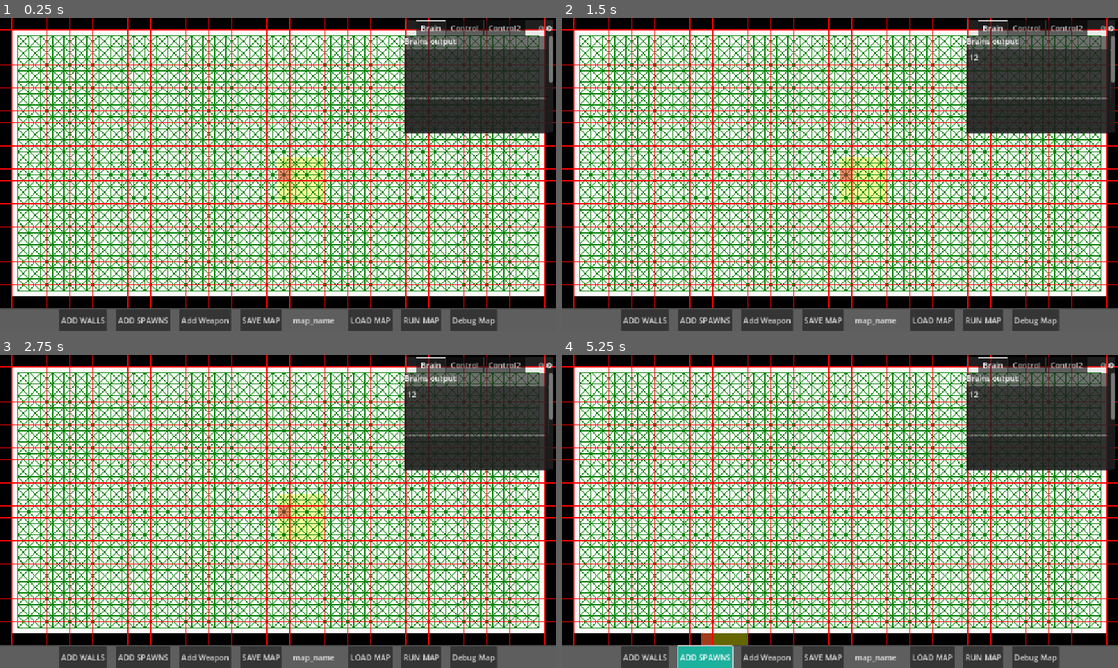
Above: before the commit, frames 1-4 (two rows, left to right).
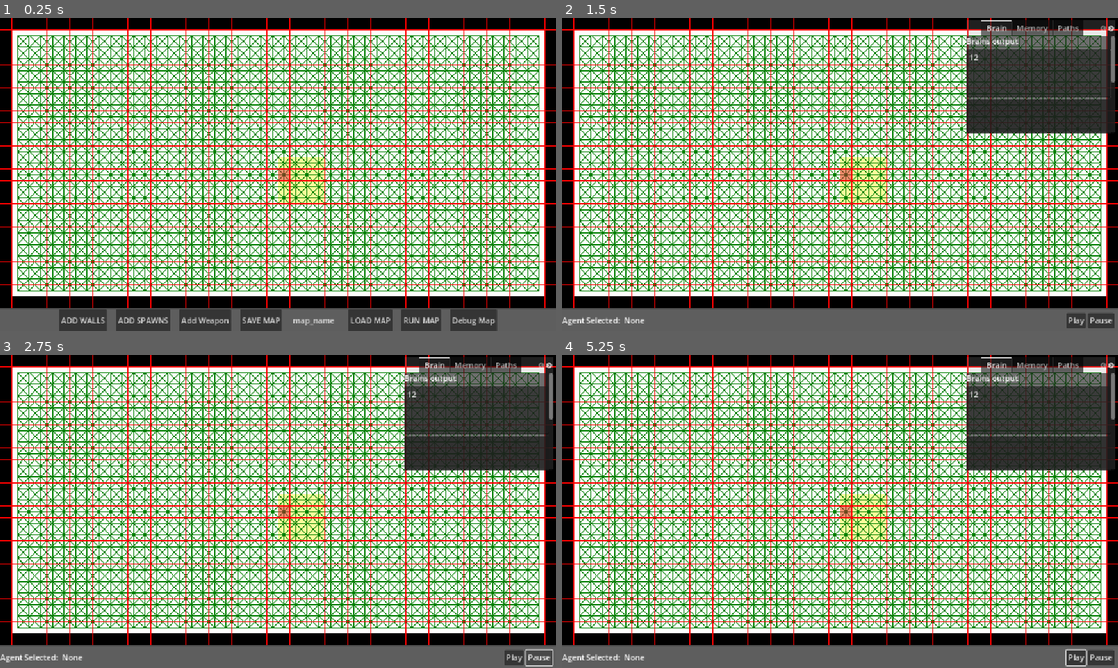
Above: after the commit, the same moments.

Repository: 702BH/GameAIProjects
Game: Godot game, scene res://ProgrammingGameAIByExample/Raven/raven_main_scene.tscn
Same seed, same stepped clock (60 frames per second), same inputs: the game is played once before the commit and once after it. The project has no main scene, so this scene is started directly.
Inputs (mouse positions are in pixels of both pictures, inside the frame that each line leads up to):
- Up to frame 1 (0.25 s): no input
- Up to frame 2 (1.5 s): click "Debug Map" at 0.5 s; click (1040, 74) at 1.27 s; type "12" at 1.35 s
- Up to frame 3 (2.75 s): click (539, 658) at 2 s, where only the run after the commit has a clickable "Pause"
- Up to frame 4 (5.25 s): click (1073, 658) at 2.75 s, where only the run after the commit has a clickable "Play"; click (1073, 658) at 3.5 s, where only the run after the commit has a clickable "Play"; click (645, 658) at 4.25 s, where only the run before the commit has a clickable "ADD WALLS"; click (706, 658) at 5 s, where only the run before the commit has a clickable "ADD SPAWNS"

The runs differ from the first frame. In frame 1, 9.3% of the frame differs, in the area x 72-100%, y 0-37%; in frame 2, 4.6%; in frame 3, 4.5%; in frame 4, 5.9%.

Commit message:
implemented basic debug ui buttonsfeature

Diff:
--- a/aiforgamesprojects/ProgrammingGameAIByExample/Raven/Raven_Service_Bus.gd
+++ b/aiforgamesprojects/ProgrammingGameAIByExample/Raven/Raven_Service_Bus.gd
@@ -16,3 +16,9 @@
 
 
 # Map signals
+signal game_start_requested()
+
+
+# agent selections
+signal agent_selected(agent: RavenAgent)
+signal agent_delesected()
--- a/aiforgamesprojects/ProgrammingGameAIByExample/Raven/World.gd
+++ b/aiforgamesprojects/ProgrammingGameAIByExample/Raven/World.gd
@@ -16,6 +16,8 @@
 var cell_size : int
 var cell_buckets_agents: Dictionary ={}
 var cell_buckets_static: Dictionary ={}
+
+var loaded_map : bool = false
 
 
 func initialise(_width:float, _height:float, _resolution:float, _cell_size:int) -> void:
@@ -117,6 +119,7 @@
 				cell_buckets_static[key] = []
 			cell_buckets_static[key].append(graph.nodes[node["row"] * columns + node["column"]])
 	generate_edges(map_rows, map_columns)
+	loaded_map = true
 
 
 func save_world_to_file(file_name:String) -> void:
--- a/aiforgamesprojects/ProgrammingGameAIByExample/Raven/map_ui_editor.gd
+++ b/aiforgamesprojects/ProgrammingGameAIByExample/Raven/map_ui_editor.gd
@@ -12,6 +12,11 @@
 @onready var weapon_cancel := $WeaponTypeSelector/VBoxContainer/VBoxContainer2/HBoxContainer2/HBoxContainer/WeaponCancel
 @onready var weapon_submit := $WeaponTypeSelector/VBoxContainer/VBoxContainer2/HBoxContainer2/HBoxContainer2/WeaponSubmit
 @onready var weapon_toggle := $Container/ButtonPanel/Buttons/Weapon
+
+
+@onready var agent_debugger := $CollapsableDebug
+@onready var debug_buttons_container := $Container/ButtonPanel/DebugMapUI
+
 
 var loaded_map := ""
 var map_drawer
@@ -98,4 +103,13 @@
 
 
 func _on_debug_pressed() -> void:
-	pass # Replace with function body.
+	map_editor_ui.visible = false
+	map_run_ui.visible = false
+	debug_buttons_container.visible = true
+	agent_debugger.visible = true
+
+
+
+
+func _on_play_pressed() -> void:
+	RavenServiceBus.game_start_requested.emit()
--- a/aiforgamesprojects/ProgrammingGameAIByExample/Raven/map_ui_editor.tscn
+++ b/aiforgamesprojects/ProgrammingGameAIByExample/Raven/map_ui_editor.tscn
@@ -43,6 +43,7 @@
 theme_override_styles/panel = SubResource("StyleBoxFlat_itxlc")
 
 [node name="Buttons" type="HBoxContainer" parent="Container/ButtonPanel"]
+visible = false
 layout_mode = 2
 theme_override_constants/separation = 19
 alignment = 1
@@ -125,6 +126,45 @@
 text = "Play"
 
 [node name="MarginContainer" type="MarginContainer" parent="Container/ButtonPanel/RunMapUI/PlayControls"]
+layout_mode = 2
+theme_override_constants/margin_right = 4
+
+[node name="DebugMapUI" type="HBoxContainer" parent="Container/ButtonPanel"]
+visible = false
+layout_mode = 2
+alignment = 1
+
+[node name="HBoxContainer" type="HBoxContainer" parent="Container/ButtonPanel/DebugMapUI"]
+layout_mode = 2
+size_flags_horizontal = 3
+
+[node name="AgentUI" type="HBoxContainer" parent="Container/ButtonPanel/DebugMapUI/HBoxContainer"]
+layout_mode = 2
+
+[node name="Label" type="Label" parent="Container/ButtonPanel/DebugMapUI/HBoxContainer/AgentUI"]
+layout_mode = 2
+text = "Agent Selected: "
+
+[node name="selectedName" type="Label" parent="Container/ButtonPanel/DebugMapUI/HBoxContainer/AgentUI"]
+layout_mode = 2
+text = "None"
+
+[node name="PlayControls" type="HBoxContainer" parent="Container/ButtonPanel/DebugMapUI"]
+layout_mode = 2
+
+[node name="Play" type="Button" parent="Container/ButtonPanel/DebugMapUI/PlayControls"]
+layout_mode = 2
+size_flags_horizontal = 3
+size_flags_vertical = 4
+text = "Play"
+
+[node name="Pause" type="Button" parent="Container/ButtonPanel/DebugMapUI/PlayControls"]
+layout_mode = 2
+size_flags_horizontal = 3
+size_flags_vertical = 4
+text = "Pause"
+
+[node name="MarginContainer" type="MarginContainer" parent="Container/ButtonPanel/DebugMapUI/PlayControls"]
 layout_mode = 2
 theme_override_constants/margin_right = 4
 
@@ -209,6 +249,7 @@
 text = "Submit"
 
 [node name="CollapsableDebug" type="Control" parent="."]
+visible = false
 custom_minimum_size = Vector2(300, 200)
 layout_mode = 1
 anchors_preset = 1
@@ -235,9 +276,10 @@
 [node name="TabContainer" type="TabContainer" parent="CollapsableDebug/PanelContainer/Panels"]
 layout_mode = 2
 tab_alignment = 1
-current_tab = 0
+deselect_enabled = true
 
 [node name="Brain" type="ScrollContainer" parent="CollapsableDebug/PanelContainer/Panels/TabContainer"]
+visible = false
 custom_minimum_size = Vector2(300, 200)
 layout_mode = 2
 theme_override_styles/panel = SubResource("StyleBoxFlat_62kta")
@@ -259,7 +301,6 @@
 custom_minimum_size = Vector2(300, 100)
 layout_mode = 2
 editable = false
-delimiter_strings = Array[String](["\" \"", "' '"])
 
 [node name="CodeEdit3" type="CodeEdit" parent="CollapsableDebug/PanelContainer/Panels/TabContainer/Brain/VBoxContainer"]
 custom_minimum_size = Vector2(300, 100)
@@ -270,22 +311,31 @@
 custom_minimum_size = Vector2(300, 100)
 layout_mode = 2
 editable = false
-delimiter_strings = Array[String](["\" \"", "' '"])
-
-[node name="Control" type="Control" parent="CollapsableDebug/PanelContainer/Panels/TabContainer"]
+
+[node name="Memory" type="ScrollContainer" parent="CollapsableDebug/PanelContainer/Panels/TabContainer"]
 visible = false
 layout_mode = 2
 metadata/_tab_index = 1
 
-[node name="Control2" type="Control" parent="CollapsableDebug/PanelContainer/Panels/TabContainer"]
+[node name="Paths" type="ScrollContainer" parent="CollapsableDebug/PanelContainer/Panels/TabContainer"]
 visible = false
 layout_mode = 2
 metadata/_tab_index = 2
 
-[node name="Control3" type="Control" parent="CollapsableDebug/PanelContainer/Panels/TabContainer"]
+[node name="Steering" type="ScrollContainer" parent="CollapsableDebug/PanelContainer/Panels/TabContainer"]
 visible = false
 layout_mode = 2
 metadata/_tab_index = 3
+
+[node name="Targeting" type="ScrollContainer" parent="CollapsableDebug/PanelContainer/Panels/TabContainer"]
+visible = false
+layout_mode = 2
+metadata/_tab_index = 4
+
+[node name="Weapons" type="ScrollContainer" parent="CollapsableDebug/PanelContainer/Panels/TabContainer"]
+visible = false
+layout_mode = 2
+metadata/_tab_index = 5
 
 [connection signal="mouse_entered" from="Container/GridContainer" to="Container/GridContainer" method="_on_mouse_entered"]
 [connection signal="mouse_exited" from="Container/GridContainer" to="Container/GridContainer" method="_on_mouse_exited"]
@@ -297,6 +347,7 @@
 [connection signal="pressed" from="Container/ButtonPanel/Buttons/RunMap" to="." method="_on_run_map_pressed"]
 [connection signal="pressed" from="Container/ButtonPanel/Buttons/Debug" to="." method="_on_debug_pressed"]
 [connection signal="pressed" from="Container/ButtonPanel/RunMapUI/HBoxContainer/AgentUI/RandomPath" to="." method="_on_random_path_pressed"]
+[connection signal="pressed" from="Container/ButtonPanel/DebugMapUI/PlayControls/Play" to="." method="_on_play_pressed"]
 [connection signal="file_selected" from="LoadMapDialog" to="." method="_on_load_map_dialog_file_selected"]
 [connection signal="pressed" from="WeaponTypeSelector/VBoxContainer/VBoxContainer2/HBoxContainer2/HBoxContainer/WeaponCancel" to="." method="_on_weapon_cancel_pressed"]
 [connection signal="pressed" from="WeaponTypeSelector/VBoxContainer/VBoxContainer2/HBoxContainer2/HBoxContainer2/WeaponSubmit" to="." method="_on_weapon_submit_pressed"]
--- a/aiforgamesprojects/ProgrammingGameAIByExample/Raven/raven_main_scene.gd
+++ b/aiforgamesprojects/ProgrammingGameAIByExample/Raven/raven_main_scene.gd
@@ -27,6 +27,15 @@
 	agents_container.connect("agent_selected", ui.on_agent_selected)
 	agents_container.connect("agent_deselected", ui.on_agent_deselected)
 	RavenServiceBus.fire_projectile.connect(_on_projectile_fired.bind())
+	RavenServiceBus.game_start_requested.connect(_on_map_start_requested.bind())
+
+func _on_map_start_requested() -> void:
+	print("MAP START REQUESTED")
+	start_map()
+
+func start_map() -> void:
+	if World.loaded_map:
+		spawn_agents()
 
 func _unhandled_input(event: InputEvent) -> void:
 	if event.is_action_pressed("place"):
